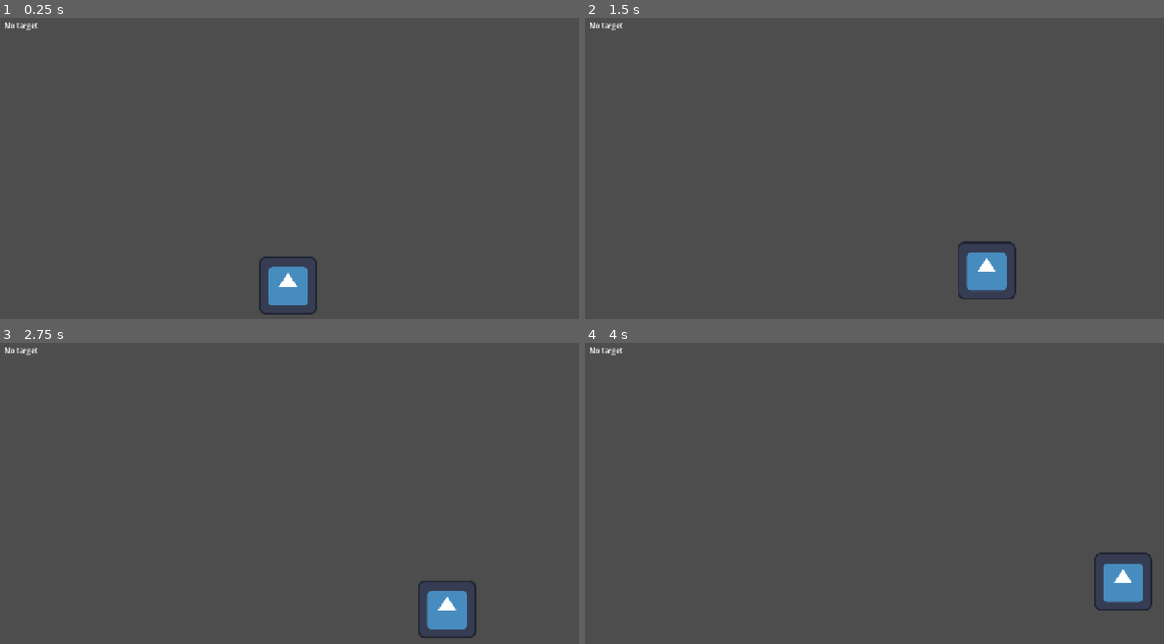
Above: before the commit, frames 1-4 (two rows, left to right).
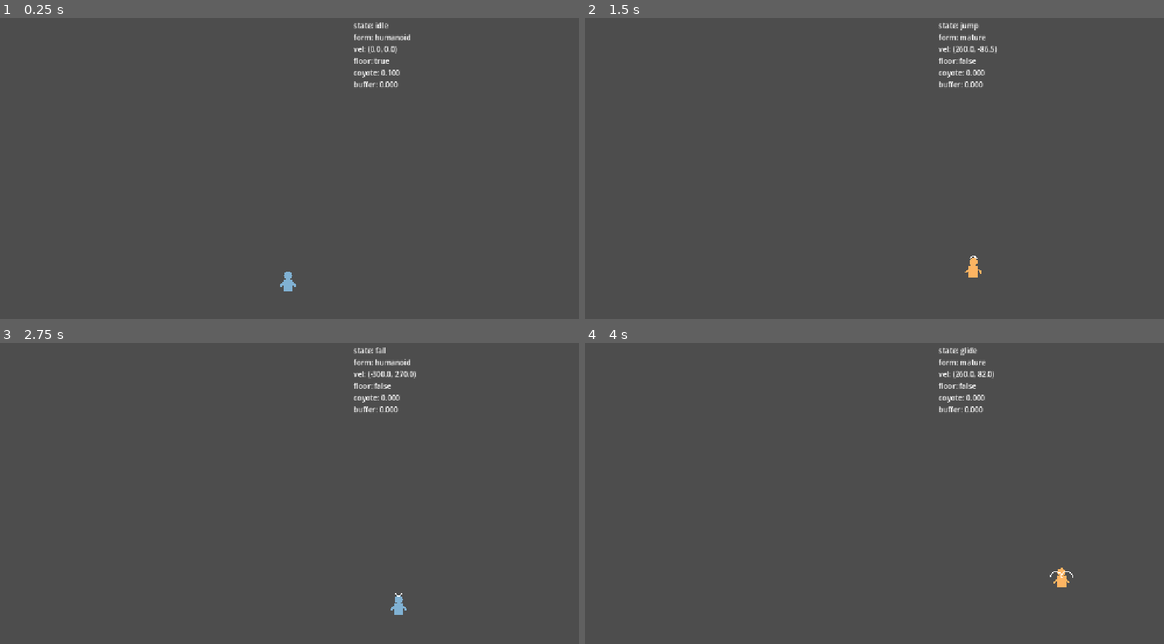
Above: after the commit, the same moments.

Repository: coicy/Yiguang-GGJ
Game: Godot game, scene res://tests/scene/player_movement_test.tscn
Two runs of this game, one before a commit and one after it. Both use one fixed random seed, a clock stepped at 60 frames per second and the inputs below. This scene is started directly instead of the project's main scene. The engine's default icon, where the game draws it, is replaced by a stand-in: a white triangle on a blue panel in a dark square.
Inputs:
- Up to frame 1 (0.25 s): no input
- Up to frame 2 (1.5 s): tap Enter at 0.5 s; hold E (switch_form) 0.53-1.28 s; hold D (move_right) from 0.53 s (still down); tap Space (jump) at 0.77, 0.8, 1.07, 1.35 s
- Up to frame 3 (2.75 s): tap Space (jump) at 1.52, 1.82, 2.3 s; tap E (switch_form) at 1.55 s; release D (move_right) at 2.03 s; hold A (move_left) from 2.03 s (still down); hold E (switch_form) from 2.03 s (still down)
- Up to frame 4 (4 s): release A (move_left) at 2.78 s; release E (switch_form) at 2.78 s; hold D (move_right) from 2.78 s (still down); tap E (switch_form) at 2.85 s; tap Space (jump) at 3.02, 3.32 s; hold Space (jump) from 3.53 s (still down)

The runs differ from the first frame. In frame 1, 1.7% of the frame differs, in the area x 0-71%, y 1-99%; in frame 2, 1.8%; in frame 3, 1.9%, in the area x 0-83%, y 1-99%; in frame 4, 1.9%.

Commit message:
feat: add player forms and whitebox visuals

Diff:
--- /dev/null
+++ b/assets/runtime/data/sprout.tres
@@ -0,0 +1,11 @@
+[gd_resource type="Resource" script_class="FormDefinition" format=3]
+
+[ext_resource type="Script" path="res://features/forms/form_definition.gd" id="1_m5m4l"]
+
+[resource]
+script = ExtResource("1_m5m4l")
+id = &"sprout"
+display_name = "幼芽期"
+move_speed = 220.0
+jump_force = -320.0
+max_fall_speed = 700.0
--- /dev/null
+++ b/assets/source/data/sprout.json
@@ -0,0 +1,10 @@
+{
+  "id": "sprout",
+  "display_name": "幼芽期",
+  "move_speed": 220.0,
+  "jump_force": -320.0,
+  "gravity_scale": 1.0,
+  "max_fall_speed": 700.0,
+  "glide_enabled": false,
+  "glide_fall_speed": 140.0
+}
--- /dev/null
+++ b/core/asset_importer.gd
@@ -0,0 +1,143 @@
+class_name AssetImporter
+extends EditorScript
+## Manifest-driven asset importer. Run from the editor (File > Run) to copy source
+## assets from assets/source/ into assets/runtime/ and register them in credits.
+
+const MANIFEST_PATH := "res://assets/source/manifest.json"
+const SOURCE_ROOT := "res://assets/source/"
+const TEXTURE_DIR := "res://assets/runtime/textures/"
+const AUDIO_DIR := "res://assets/runtime/audio/"
+const DATA_DIR := "res://assets/runtime/data/"
+const CREDITS_PATH := "res://docs/credits.md"
+
+
+func _run() -> void:
+	var manifest := _read_manifest()
+	if manifest.is_empty():
+		return
+	var imported: Array = []
+	_import_textures(manifest.get("textures", []), imported)
+	_import_audio(manifest.get("audio", []), imported)
+	_import_data(manifest.get("data", []), imported)
+	_write_credits(imported)
+	var editor := get_editor_interface()
+	if editor != null:
+		editor.get_resource_filesystem().scan()
+	print("AssetImporter: imported %d asset(s)." % imported.size())
+
+
+func _read_manifest() -> Dictionary:
+	if not FileAccess.file_exists(MANIFEST_PATH):
+		push_warning("AssetImporter: manifest not found at %s" % MANIFEST_PATH)
+		return {}
+	var parsed: Variant = JSON.parse_string(FileAccess.get_file_as_string(MANIFEST_PATH))
+	if typeof(parsed) != TYPE_DICTIONARY:
+		push_error("AssetImporter: manifest is not a JSON object.")
+		return {}
+	return parsed
+
+
+func _import_textures(entries: Array, imported: Array) -> void:
+	for item in entries:
+		var entry := item as Dictionary
+		if entry == null:
+			continue
+		var id := String(entry.get("id", ""))
+		var source := String(entry.get("source", ""))
+		if id.is_empty() or source.is_empty():
+			push_warning("AssetImporter: skipping invalid texture entry %s" % [entry])
+			continue
+		var target := "%s%s.%s" % [TEXTURE_DIR, id, source.get_extension()]
+		if _copy_file(SOURCE_ROOT + source, target):
+			imported.append({"id": id, "kind": "texture", "source": source, "target": target})
+
+
+func _import_audio(entries: Array, imported: Array) -> void:
+	for item in entries:
+		var entry := item as Dictionary
+		if entry == null:
+			continue
+		var id := String(entry.get("id", ""))
+		var source := String(entry.get("source", ""))
+		if id.is_empty() or source.is_empty():
+			push_warning("AssetImporter: skipping invalid audio entry %s" % [entry])
+			continue
+		var target := "%s%s.%s" % [AUDIO_DIR, id, source.get_extension()]
+		if _copy_file(SOURCE_ROOT + source, target):
+			imported.append({"id": id, "kind": "audio", "source": source, "target": target})
+
+
+func _import_data(entries: Array, imported: Array) -> void:
+	for item in entries:
+		var entry := item as Dictionary
+		if entry == null:
+			continue
+		var id := String(entry.get("id", ""))
+		var source := String(entry.get("source", ""))
+		var kind := String(entry.get("kind", "form"))
+		if id.is_empty() or source.is_empty():
+			push_warning("AssetImporter: skipping invalid data entry %s" % [entry])
+			continue
+		var json_path := SOURCE_ROOT + source
+		if not FileAccess.file_exists(json_path):
+			push_warning("AssetImporter: missing data source %s" % json_path)
+			continue
+		var parsed: Variant = JSON.parse_string(FileAccess.get_file_as_string(json_path))
+		if typeof(parsed) != TYPE_DICTIONARY:
+			push_error("AssetImporter: data source %s is not a JSON object." % json_path)
+			continue
+		var resource := _build_data_resource(kind, parsed)
+		if resource == null:
+			continue
+		var target := "%s%s.tres" % [DATA_DIR, id]
+		_ensure_dir(target)
+		var err := ResourceSaver.save(resource, target)
+		if err != OK:
+			push_error("AssetImporter: failed to save %s (error %d)" % [target, err])
+			continue
+		imported.append({"id": id, "kind": "data", "source": source, "target": target})
+
+
+func _build_data_resource(kind: String, data: Dictionary) -> Resource:
+	match kind:
+		"form":
+			return FormDefinition.from_dict(data)
+		_:
+			push_error("AssetImporter: unknown data kind '%s'." % kind)
+			return null
+
+
+func _copy_file(from: String, to: String) -> bool:
+	if not FileAccess.file_exists(from):
+		push_warning("AssetImporter: missing source file %s" % from)
+		return false
+	_ensure_dir(to)
+	var bytes := FileAccess.get_file_as_bytes(from)
+	var file := FileAccess.open(to, FileAccess.WRITE)
+	if file == null:
+		push_error("AssetImporter: cannot write %s" % to)
+		return false
+	file.store_buffer(bytes)
+	file.close()
+	return true
+
+
+func _ensure_dir(path: String) -> void:
+	DirAccess.make_dir_recursive_absolute(ProjectSettings.globalize_path(path.get_base_dir()))
+
+
+func _write_credits(imported: Array) -> void:
+	if imported.is_empty():
+		return
+	var file := FileAccess.open(CREDITS_PATH, FileAccess.READ_WRITE)
+	if file == null:
+		push_error("AssetImporter: cannot open %s" % CREDITS_PATH)
+		return
+	file.seek_end()
+	var text := "\n## 程序化导入\n\n| id | 类型 | 源文件 | 目标位置 |\n|---|---|---|---|\n"
+	for item in imported:
+		var entry := item as Dictionary
+		text += "| %s | %s | %s | %s |\n" % [entry.get("id", ""), entry.get("kind", ""), entry.get("source", ""), entry.get("target", "")]
+	text += "\n"
+	file.store_string(text)
+	file.close()
--- /dev/null
+++ b/core/asset_library.gd
@@ -0,0 +1,48 @@
+class_name AssetLibrary
+## Programmatic asset access by id. Gameplay code loads assets through this
+## instead of hard-coding res:// paths. Ids map to a stable folder layout under
+## assets/runtime/.
+
+const TEXTURE_DIR := "res://assets/runtime/textures/"
+const AUDIO_DIR := "res://assets/runtime/audio/"
+const DATA_DIR := "res://assets/runtime/data/"
+
+const TEXTURE_EXTS := [".png", ".svg", ".jpg", ".jpeg", ".webp"]
+const AUDIO_EXTS := [".ogg", ".wav", ".mp3"]
+
+static var _texture_cache: Dictionary = {}
+static var _audio_cache: Dictionary = {}
+static var _data_cache: Dictionary = {}
+
+
+static func texture(id: StringName) -> Texture2D:
+	return _load(_texture_cache, TEXTURE_DIR, TEXTURE_EXTS, id) as Texture2D
+
+
+static func audio(id: StringName) -> AudioStream:
+	return _load(_audio_cache, AUDIO_DIR, AUDIO_EXTS, id) as AudioStream
+
+
+static func data(id: StringName) -> Resource:
+	return _load(_data_cache, DATA_DIR, [".tres"], id)
+
+
+static func clear_cache() -> void:
+	_texture_cache.clear()
+	_audio_cache.clear()
+	_data_cache.clear()
+
+
+static func _load(cache: Dictionary, dir: String, exts: Array, id: StringName) -> Resource:
+	var key := String(id)
+	if cache.has(key):
+		return cache[key]
+	for ext in exts:
+		var path := "%s%s%s" % [dir, key, ext]
+		if ResourceLoader.exists(path):
+			var resource := load(path)
+			if resource != null:
+				cache[key] = resource
+				return resource
+	push_error("AssetLibrary: missing asset '%s' under %s" % [key, dir])
+	return null
--- a/features/forms/form_controller.gd
+++ b/features/forms/form_controller.gd
@@ -5,7 +5,7 @@
 
 signal form_changed(form_id: StringName)
 
-@export var forms: Array = []
+@export var forms: Array[FormDefinition] = []
 @export var default_form_id: StringName = &"humanoid"
 
 var current_form: FormDefinition
@@ -15,7 +15,14 @@
 	if forms.is_empty():
 		push_warning("FormController: no forms assigned, using a default FormDefinition.")
 		forms.append(FormDefinition.new())
-	_switch_to_internal(default_form_id, true)
+	if not _switch_to_internal(default_form_id, true):
+		var fallback := _first_valid_form()
+		if fallback == null:
+			current_form = FormDefinition.new()
+			forms.append(current_form)
+		else:
+			current_form = fallback.duplicate(true) as FormDefinition
+		push_warning("FormController: default form '%s' is not configured, using '%s'." % [default_form_id, current_form.id])
 
 
 func get_current() -> FormDefinition:
@@ -31,27 +38,45 @@
 		return
 	var current_id: StringName = current_form.id if current_form != null else default_form_id
 	var index := _find_index(current_id)
-	var next_index := (index + 1) % forms.size()
-	_switch_to_internal(_form_at(next_index).id, false)
+	var first_index := 0 if index < 0 else (index + 1) % forms.size()
+	for offset in forms.size():
+		var next_index := (first_index + offset) % forms.size()
+		var next_form := _form_at(next_index)
+		if next_form != null:
+			_switch_to_internal(next_form.id, false)
+			return
 
 
 func _switch_to_internal(form_id: StringName, silent: bool) -> bool:
 	for definition in forms:
-		if (definition as FormDefinition).id == form_id:
-			current_form = (definition as FormDefinition).duplicate(true) as FormDefinition
+		if definition == null:
+			continue
+		if definition.id == form_id:
+			current_form = definition.duplicate(true) as FormDefinition
 			if not silent:
 				form_changed.emit(form_id)
 			return true
-	push_error("FormController: unknown form id '%s'" % form_id)
+	if silent:
+		push_warning("FormController: unknown default form id '%s'." % form_id)
+	else:
+		push_error("FormController: unknown form id '%s'" % form_id)
 	return false
 
 
 func _find_index(form_id: StringName) -> int:
 	for i in forms.size():
-		if _form_at(i).id == form_id:
+		var definition := _form_at(i)
+		if definition != null and definition.id == form_id:
 			return i
-	return 0
+	return -1
 
 
 func _form_at(index: int) -> FormDefinition:
-	return forms[index] as FormDefinition
+	return forms[index]
+
+
+func _first_valid_form() -> FormDefinition:
+	for definition in forms:
+		if definition != null:
+			return definition
+	return null
--- a/features/forms/form_definition.gd
+++ b/features/forms/form_definition.gd
@@ -10,3 +10,17 @@
 @export var max_fall_speed: float = 800.0
 @export var glide_enabled: bool = false
 @export var glide_fall_speed: float = 140.0
+@export var sprite_frames: SpriteFrames
+
+
+static func from_dict(data: Dictionary) -> FormDefinition:
+	var definition := FormDefinition.new()
+	definition.id = StringName(str(data.get("id", "form")))
+	definition.display_name = str(data.get("display_name", ""))
+	definition.move_speed = float(data.get("move_speed", 300.0))
+	definition.jump_force = float(data.get("jump_force", -400.0))
+	definition.gravity_scale = float(data.get("gravity_scale", 1.0))
+	definition.max_fall_speed = float(data.get("max_fall_speed", 800.0))
+	definition.glide_enabled = bool(data.get("glide_enabled", false))
+	definition.glide_fall_speed = float(data.get("glide_fall_speed", 140.0))
+	return definition
--- a/features/player/debug_overlay.gd
+++ b/features/player/debug_overlay.gd
@@ -10,9 +10,13 @@
 
 func _ready() -> void:
 	visible = OS.is_debug_build()
+	if target == null:
+		target = get_tree().get_first_node_in_group("player") as Player
 
 
 func _process(_delta: float) -> void:
+	if target == null:
+		target = get_tree().get_first_node_in_group("player") as Player
 	if target == null:
 		label.text = "No target"
 		return
--- a/features/player/debug_overlay.tscn
+++ b/features/player/debug_overlay.tscn
@@ -7,7 +7,11 @@
 
 [node name="DebugLabel" type="Label" parent="."]
 unique_name_in_owner = true
-offset_left = 16.0
+anchors_preset = 1
+anchor_left = 1.0
+anchor_right = 1.0
+offset_left = -496.0
 offset_top = 16.0
-offset_right = 480.0
+offset_right = -16.0
 offset_bottom = 200.0
+grow_horizontal = 0
--- /dev/null
+++ b/features/player/default_sprite_frames.tres
@@ -0,0 +1,14 @@
+[gd_resource type="SpriteFrames" load_steps=2 format=3]
+
+[ext_resource type="Texture2D" path="res://icon.svg" id="1_icon"]
+
+[resource]
+animations = [{
+"frames": [{
+"duration": 1.0,
+"texture": ExtResource("1_icon")
+}],
+"loop": true,
+"name": &"idle",
+"speed": 5.0
+}]
--- a/features/player/player.gd
+++ b/features/player/player.gd
@@ -5,13 +5,17 @@
 @onready var state_machine: StateMachine = %StateMachine
 @onready var movement: MovementController = %Movement
 @onready var form_controller: FormController = %FormController
+@onready var visuals: PlayerVisuals = %Visuals
 
 
 func _ready() -> void:
 	movement.setup(self, form_controller.get_current())
 	state_machine.setup(self, movement, form_controller)
+	visuals.set_form(form_controller.get_current())
+	visuals.set_state(state_machine.current_state)
 	form_controller.form_changed.connect(_on_form_changed)
-	form_controller.form_changed.connect(movement.set_form)
+	state_machine.state_changed.connect(_on_state_changed)
+	add_to_group("player")
 
 
 func _physics_process(delta: float) -> void:
@@ -32,7 +36,14 @@
 
 
 func _on_form_changed(form_id: StringName) -> void:
+	movement.set_form(form_controller.get_current())
+	visuals.set_form(form_controller.get_current())
+	visuals.set_state(state_machine.current_state)
 	GlobalSignalBus.player_form_changed.emit(form_id)
+
+
+func _on_state_changed(previous: StringName, current: StringName) -> void:
+	visuals.set_state(current)
 
 
 func current_state() -> StringName:
--- a/features/player/player.tscn
+++ b/features/player/player.tscn
@@ -4,10 +4,10 @@
 [ext_resource type="Script" path="res://features/player/movement_controller.gd" id="2_movement"]
 [ext_resource type="Script" path="res://features/player/state_machine.gd" id="3_state"]
 [ext_resource type="Script" path="res://features/forms/form_controller.gd" id="4_form"]
-[ext_resource type="Texture2D" path="res://icon.svg" id="5_icon"]
 [ext_resource type="Resource" path="res://features/forms/sprout.tres" id="6_sprout"]
 [ext_resource type="Resource" path="res://features/forms/humanoid.tres" id="7_humanoid"]
 [ext_resource type="Resource" path="res://features/forms/mature.tres" id="8_mature"]
+[ext_resource type="Script" path="res://features/player/player_visuals.gd" id="10_visuals"]
 
 [sub_resource type="CapsuleShape2D" id="CapsuleShape2D_player"]
 radius = 16.0
@@ -22,9 +22,11 @@
 shape = SubResource("CapsuleShape2D_player")
 
 [node name="Visuals" type="Node2D" parent="."]
+unique_name_in_owner = true
+script = ExtResource("10_visuals")
 
-[node name="Sprite2D" type="Sprite2D" parent="Visuals"]
-texture = ExtResource("5_icon")
+[node name="AnimatedSprite2D" type="AnimatedSprite2D" parent="Visuals"]
+unique_name_in_owner = true
 
 [node name="StateMachine" type="Node" parent="."]
 unique_name_in_owner = true
--- /dev/null
+++ b/features/player/player_visuals.gd
@@ -0,0 +1,84 @@
+class_name PlayerVisuals
+extends Node2D
+## Uses optional form SpriteFrames when provided; otherwise draws a readable whitebox.
+
+const FALLBACK_ANIMATION := &"idle"
+const STATE_IDLE := &"idle"
+const STATE_RUN := &"run"
+const STATE_JUMP := &"jump"
+const STATE_FALL := &"fall"
+const STATE_GLIDE := &"glide"
+
+@onready var animated_sprite: AnimatedSprite2D = %AnimatedSprite2D
+
+var _default_frames: SpriteFrames
+var _current_form: FormDefinition
+var _current_state: StringName = STATE_IDLE
+
+
+func _ready() -> void:
+	_default_frames = animated_sprite.sprite_frames
+	_apply_frames()
+	queue_redraw()
+
+
+func set_form(form: FormDefinition) -> void:
+	_current_form = form
+	_apply_frames()
+	queue_redraw()
+
+
+func set_state(state: StringName) -> void:
+	_current_state = state
+	_apply_animation()
+	queue_redraw()
+
+
+func _apply_frames() -> void:
+	var frames := _default_frames
+	if _current_form != null and _current_form.sprite_frames != null:
+		frames = _current_form.sprite_frames
+	animated_sprite.sprite_frames = frames
+	_apply_animation()
+
+
+func _apply_animation() -> void:
+	if animated_sprite.sprite_frames == null:
+		animated_sprite.stop()
+		return
+	var animation := _current_state
+	if not animated_sprite.sprite_frames.has_animation(animation):
+		animation = FALLBACK_ANIMATION
+	if animated_sprite.sprite_frames.has_animation(animation):
+		animated_sprite.play(animation)
+
+
+func _draw() -> void:
+	if animated_sprite.sprite_frames != null:
+		return
+
+	var body_color := Color("#66c2a5")
+	if _current_form != null:
+		match _current_form.id:
+			&"sprout": body_color = Color("#7fc97f")
+			&"humanoid": body_color = Color("#80b1d3")
+			&"mature": body_color = Color("#fdb462")
+
+	draw_circle(Vector2(0.0, -22.0), 9.0, body_color)
+	draw_rect(Rect2(-10.0, -13.0, 20.0, 25.0), body_color)
+	draw_line(Vector2(-10.0, -6.0), Vector2(-17.0, 2.0), body_color, 4.0)
+	draw_line(Vector2(10.0, -6.0), Vector2(17.0, 2.0), body_color, 4.0)
+
+	match _current_state:
+		STATE_RUN:
+			draw_line(Vector2(-5.0, 12.0), Vector2(-9.0, 22.0), body_color, 4.0)
+			draw_line(Vector2(5.0, 12.0), Vector2(9.0, 20.0), body_color, 4.0)
+		STATE_JUMP:
+			draw_line(Vector2(-8.0, -29.0), Vector2(0.0, -37.0), Color.WHITE, 2.0)
+			draw_line(Vector2(0.0, -37.0), Vector2(8.0, -29.0), Color.WHITE, 2.0)
+		STATE_FALL:
+			draw_line(Vector2(-8.0, -35.0), Vector2(0.0, -27.0), Color.WHITE, 2.0)
+			draw_line(Vector2(0.0, -27.0), Vector2(8.0, -35.0), Color.WHITE, 2.0)
+		STATE_GLIDE:
+			draw_arc(Vector2(-12.0, -10.0), 13.0, PI, TAU, 12, Color.WHITE, 2.0)
+			draw_arc(Vector2(12.0, -10.0), 13.0, PI, TAU, 12, Color.WHITE, 2.0)
--- a/project.godot
+++ b/project.godot
@@ -74,7 +74,7 @@
 }
 debug_toggle={
 "deadzone": 0.5,
-"events": [Object(InputEventKey,"resource_local_to_scene":fa …(145 unchanged characters)… lse,"keycode":0,"physical_keycode":4194340,"key_label":0,"unicode":0,"location":0,"echo":false,"script":null)
+"events": [Object(InputEventKey,"resource_local_to_scene":fa …(145 unchanged characters)… lse,"keycode":0,"physical_keycode":4194338,"key_label":0,"unicode":0,"location":0,"echo":false,"script":null)
 ]
 }
 
Not shown, added: assets/source/manifest.json
Not shown, added: core/asset_importer.gd.uid
Not shown, added: core/asset_library.gd.uid
Not shown, added: features/player/player_visuals.gd.uid
